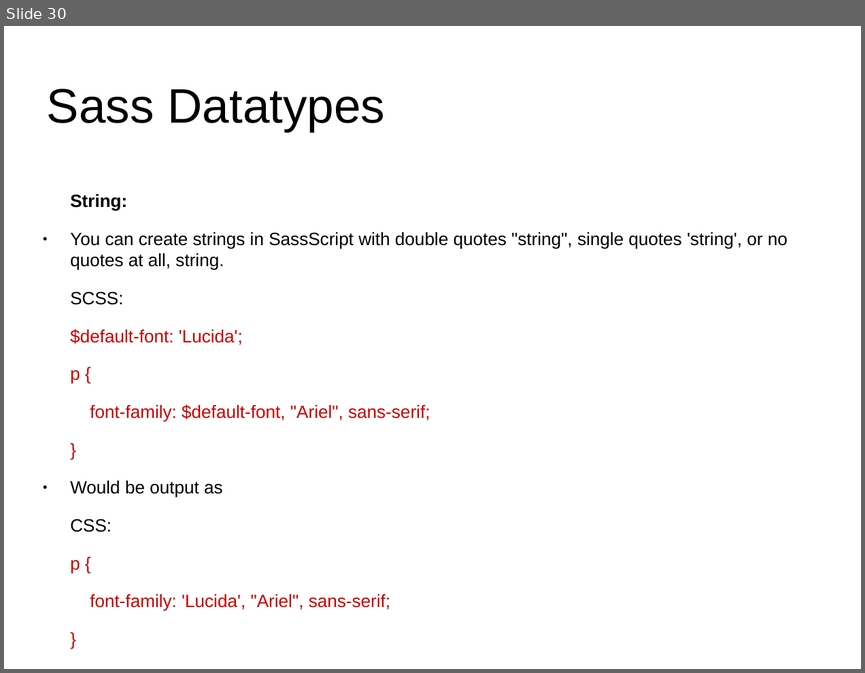
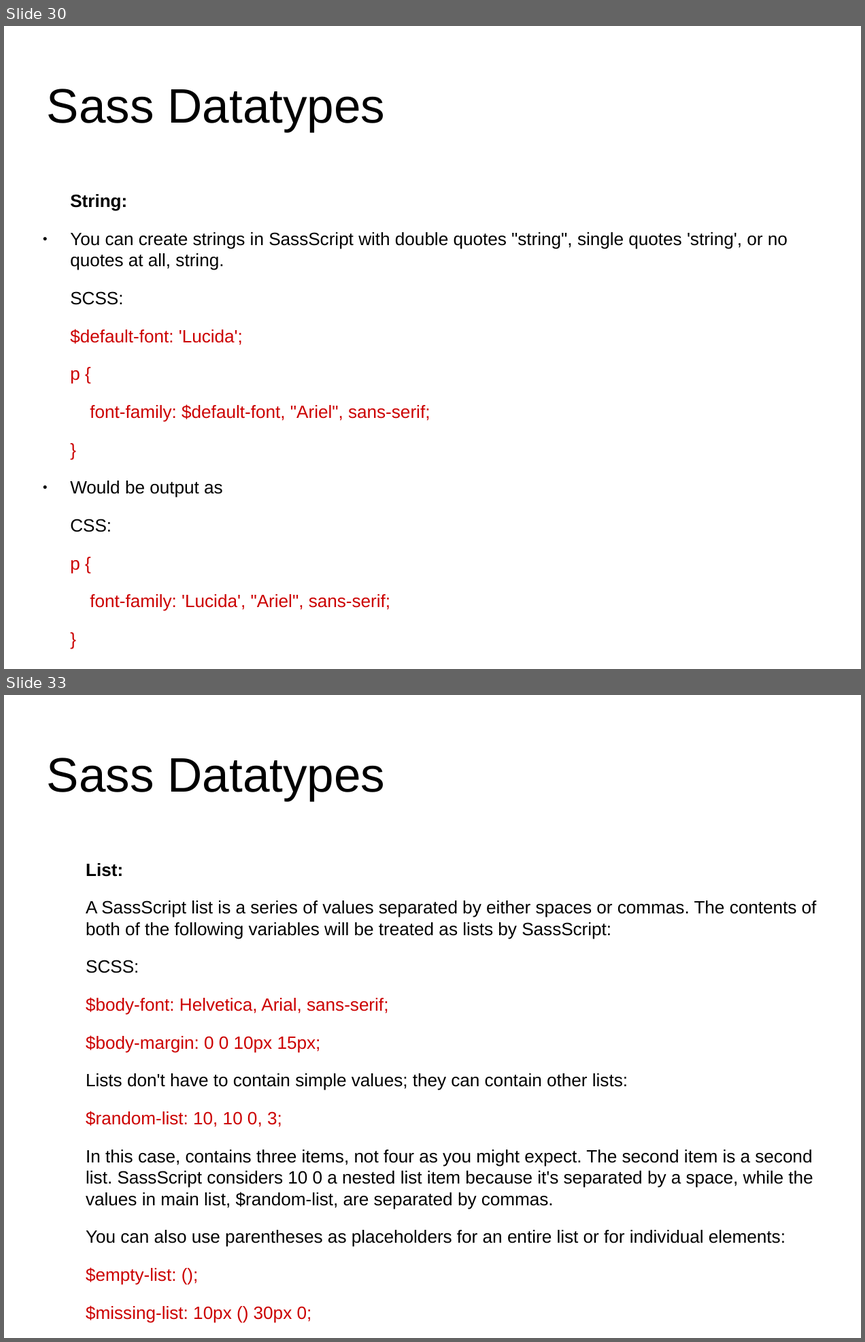
Before and after one commit to anumsh/SASS-Basics, a slide deck: SASS_basics.odp. Shown one above the other, each under a label of ours: slide 30 before the commit, slides 30 and 33 after it; the slides between them are not shown. The pictures are 865x673 and 865x1342 pixels, drawn with LibreOffice and Linux fonts; fonts in the diff are those of the drawing; background and template pictures are left out. Boxes give left, top, right and bottom in pixels: in the first picture for what was removed or moved away, otherwise in the second. Text is boxed around its words. In the diff, an @@ line names an element or a change of style, - is before the commit and + after.

Commit message:
feat: Add sass datatypes

```diff
--- a/SASS_basics.odp
+++ b/SASS_basics.odp
@@ slide 33 added at [4,695,861,1338], background #FFFFFF @@
@@ title added at [47,758,385,800], 44.8 pt, text #000000 @@
+Sass Datatypes
@@ text added at [86,863,817,1322], 16.5 pt, text #000000 @@
+List:
+A SassScript list is a series of values separated by either spaces or commas. The contents of both of the following variables will be treated as lists by SassScript:
+SCSS:
+$body-font: Helvetica, Arial, sans-serif;
+$body-margin: 0 0 10px 15px;
+Lists don't have to contain simple values; they can contain other lists:
+$random-list: 10, 10 0, 3;
+In this case, contains three items, not four as you might expect. The second item is a second list. SassScript considers 10 0 a nested list item because it's separated by a space, while the values in main list, $random-list, are separated by commas.
+You can also use parentheses as placeholders for an entire list or for individual elements:
+$empty-list: ();
+$missing-list: 10px () 30px 0;
```
Also in this commit, not shown: 4 other slides added.
